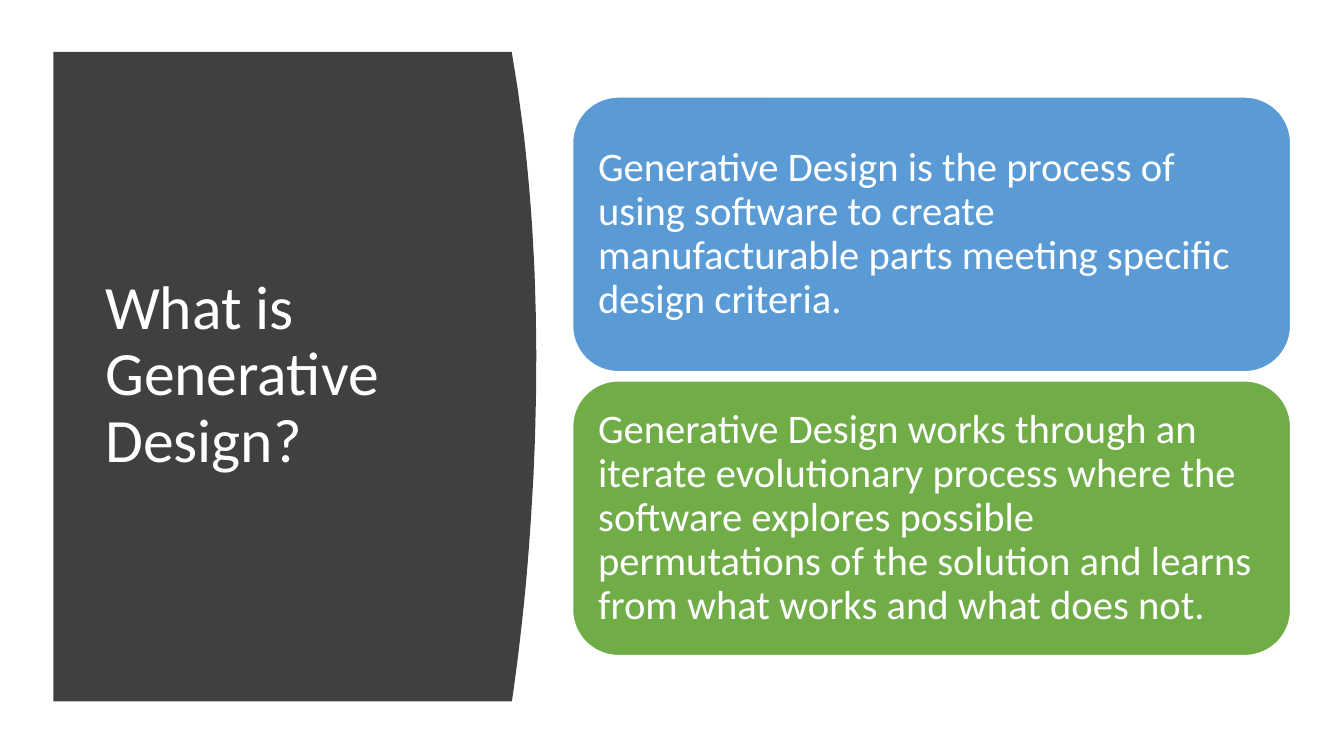
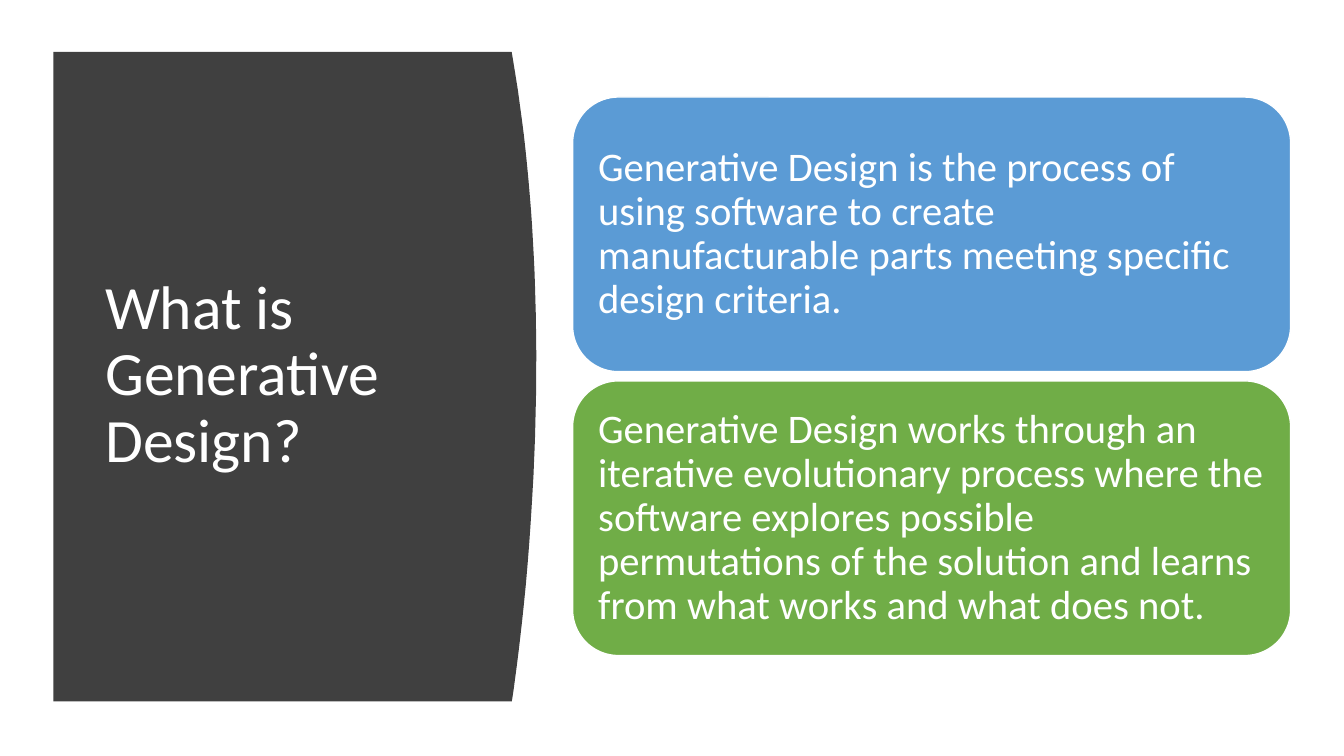
Before and after one commit to yasz24/generative-design-AI, a slide deck: slide 2 of presentation/Generative Design AI.pptx. Drawn at 1344x756 pixels with LibreOffice and Linux fonts; fonts in the diff are those of the drawing. Boxes give left, top, right and bottom in pixels: in the first picture for what was removed or moved away, otherwise in the second. Text is boxed around its words. In the diff, an @@ line names an element or a change of style, - is before the commit and + after.

Commit message:
Updated powerpoint

```diff
--- a/presentation/Generative Design AI.pptx
+++ b/presentation/Generative Design AI.pptx
@@ text at (x1=598, y1=415, x2=1263, y2=620): text changed @@
-Generative Design works through an iterate evolutionary process where the software explores possible permutations of the solution and learns from what works and what does not.
+Generative Design works through an iterative evolutionary process where the software explores possible permutations of the solution and learns from what works and what does not.
```
Also in this commit, not shown: 1 other slide changed, 1 other file.
